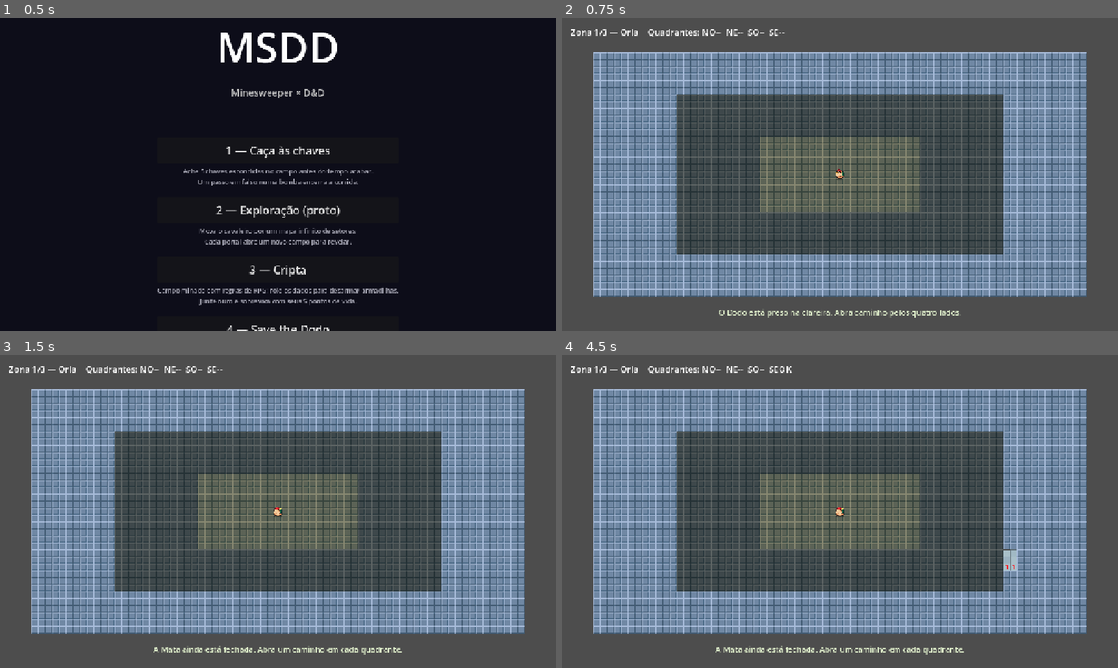
Above: before the commit, frames 1-4 (two rows, left to right).
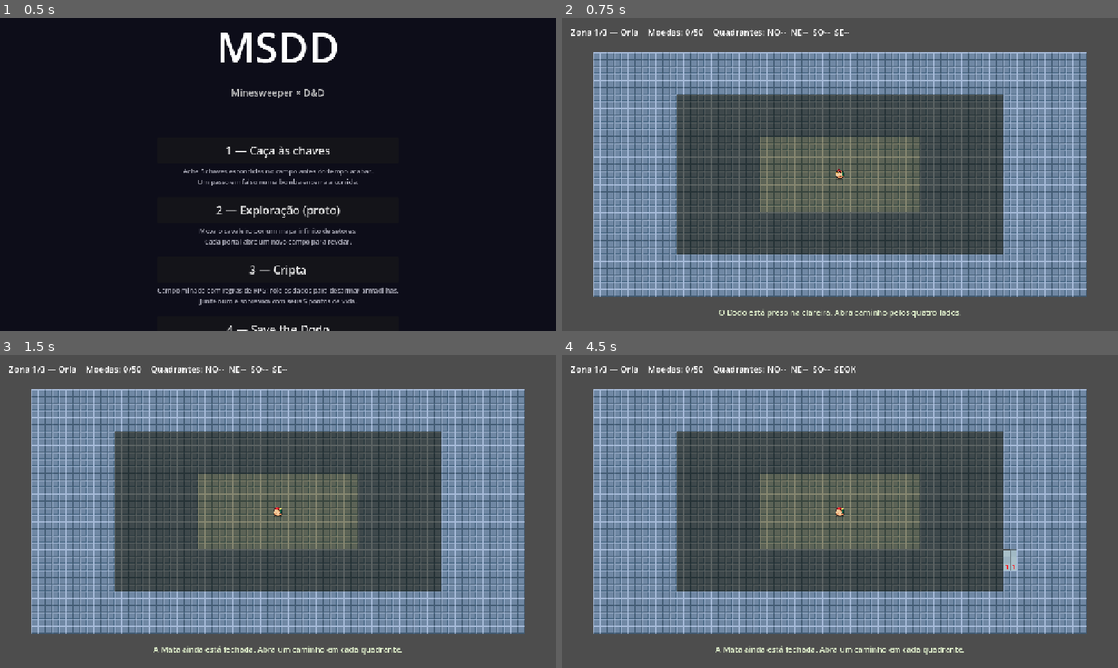
Above: after the commit, the same moments.

Repository: heliosalesjr/MSDD
Game: Godot game, scene res://menu.tscn
The game is run twice, just before and just after one commit, with the same random seed, the same clock (stepped at 60 frames per second) and the same inputs.
Inputs (mouse positions are in pixels of both pictures, inside the frame that each line leads up to):
- Up to frame 1 (0.5 s): no input
- Up to frame 2 (0.75 s): click "4 — Save the Dodo" at 0.5 s
- Up to frame 3 (1.5 s): tap Enter at 1.25 s; move the mouse to (400, 495) at 1.27 s; tap R at 1.35 s; click (400, 495) at 1.42 s
- Up to frame 4 (4.5 s): tap Space at 2, 3.5 s; move the mouse to (728, 527) at 2.02 s; tap 1 at 2.1 s; click (728, 527) at 2.17 s; tap Enter at 2.75, 2.85, 4.25 s; move the mouse to (895, 442) at 2.77 s; click (895, 442) at 2.92 s; move the mouse to (812, 574) at 3.52 s; tap Keypad Enter at 3.6 s; click (812, 574) at 3.67 s; move the mouse to (1006, 558) at 4.27 s; tap 2 at 4.35 s; click (1006, 558) at 4.42 s

Frame 1 is identical in both runs. In frame 2, 0.4% of the frame differs, in the area x 15-52%, y 3-6%; in frame 3, 0.4%; in frame 4, 0.5%, in the area x 15-53%, y 3-6%.

Commit message:
coins for dodo

Diff:
--- a/msdd/dodo.gd
+++ b/msdd/dodo.gd
@@ -46,6 +46,20 @@
 const ZONE_SWEEP_DURATION := 0.55
 
 const DODO_SHEET := preload("res://assets/Farm RPG FREE 16x16 - Tiny Asset Pack/Farm RPG FREE 16x16 - Tiny Asset Pack/Farm Animals/Chicken Blonde  Green.png")
+# Moedas: espalhadas como as bombas, mas sorteadas DEPOIS delas, entre as
+# casas que sobraram. Sem sprite adequado no projeto (as "Gold Stones" do
+# Tiny Swords são 128x128 e borrariam num tile de 16px), a moeda é desenhada
+# em código — 9x9 nítidos, no tamanho certo.
+const COIN_COUNT := 50
+const COIN_PX := 7
+# A moeda fica no canto superior-direito da casa, não no centro: centrada,
+# ela cobriria o número — que é justamente a informação de que o jogador
+# precisa pra deduzir onde pisar.
+const COIN_OFFSET := Vector2(11.0, 5.0)
+const COIN_EDGE := Color(0.40, 0.26, 0.04)
+const COIN_BODY := Color(0.96, 0.76, 0.20)
+const COIN_SHINE := Color(1.0, 0.94, 0.66)
+
 const DODO_FRAME_SIZE := 16
 const DODO_FRAME_COUNT := 4
 const DODO_FPS := 4.0
@@ -62,6 +76,11 @@
 var dodo_pos: Vector2i
 var dodo_sprite: AnimatedSprite2D
 
+var coin_at: Dictionary = {}          # Vector2i -> índice da moeda
+var coin_sprites: Array[Sprite2D] = []
+var coin_collected: Array[bool] = []
+var coins_found: int = 0
+
 var unlocked_zone: int = 0
 var quadrants_done: Array[bool] = [false, false, false, false]
 
@@ -85,6 +104,7 @@
 	dodo_pos = Vector2i(GRID_WIDTH >> 1, GRID_HEIGHT >> 1)
 	_build_grid()
 	_classify_tiles()
+	_setup_coins()
 	_setup_dodo()
 	_setup_ui()
 	_center_grid()
@@ -153,6 +173,35 @@
 		quadrant_of.append(qrow)
 		zone_local_of.append(lrow)
 
+func _setup_coins() -> void:
+	var tex := _make_coin_texture()
+	for _i in COIN_COUNT:
+		var sp := Sprite2D.new()
+		sp.texture = tex
+		sp.visible = false
+		sp.z_index = 5   # acima dos tiles, que sobem pra 1 durante o pop
+		add_child(sp)
+		coin_sprites.append(sp)
+
+# Círculo chapado com borda escura e um brilho no canto superior esquerdo.
+func _make_coin_texture() -> ImageTexture:
+	var img := Image.create(COIN_PX, COIN_PX, false, Image.FORMAT_RGBA8)
+	img.fill(Color(0, 0, 0, 0))
+	var c := (COIN_PX - 1) * 0.5
+	var r := COIN_PX * 0.5
+	for y in COIN_PX:
+		for x in COIN_PX:
+			var d := Vector2(x - c, y - c).length()
+			if d > r - 0.5:
+				continue
+			if d > r - 1.4:
+				img.set_pixel(x, y, COIN_EDGE)
+			elif x - c < 0.0 and y - c < 0.0 and d <= r - 2.0:
+				img.set_pixel(x, y, COIN_SHINE)
+			else:
+				img.set_pixel(x, y, COIN_BODY)
+	return ImageTexture.create_from_image(img)
+
 func _setup_dodo() -> void:
 	var frames := SpriteFrames.new()
 	frames.set_animation_loop("default", true)
@@ -273,6 +322,11 @@
 	won = false
 	unlocked_zone = 0
 	quadrants_done = [false, false, false, false]
+	coin_at.clear()
+	coin_collected.clear()
+	coins_found = 0
+	for sp in coin_sprites:
+		sp.visible = false
 	position = base_position
 	end_overlay.visible = false
 	for row in tiles:
@@ -303,13 +357,14 @@
 	for q in QUADRANT_COUNT:
 		var mark := "OK" if quadrants_done[q] else "--"
 		marks += "%s%s  " % [QUADRANT_NAMES[q], mark]
+	var purse := "Moedas: %d/%d" % [coins_found, COIN_COUNT]
 	if unlocked_zone >= ZONE_COUNT - 1:
-		status_label.text = "Zona %d/%d — %s    O caminho até o Dodo está aberto" % [
-			unlocked_zone + 1, ZONE_COUNT, ZONE_NAMES[unlocked_zone]
+		status_label.text = "Zona %d/%d — %s    %s    O caminho até o Dodo está aberto" % [
+			unlocked_zone + 1, ZONE_COUNT, ZONE_NAMES[unlocked_zone], purse
 		]
 	else:
-		status_label.text = "Zona %d/%d — %s    Quadrantes: %s" % [
-			unlocked_zone + 1, ZONE_COUNT, ZONE_NAMES[unlocked_zone], marks.strip_edges()
+		status_label.text = "Zona %d/%d — %s    %s    Quadrantes: %s" % [
+			unlocked_zone + 1, ZONE_COUNT, ZONE_NAMES[unlocked_zone], purse, marks.strip_edges()
 		]
 
 func _in_bounds(p: Vector2i) -> bool:
@@ -345,6 +400,48 @@
 			if not tiles[y][x].is_bomb:
 				tiles[y][x].adjacent_bombs = _count_adjacent_bombs(x, y)
 	print("Bombas plantadas: %d de %d casas." % [count, GRID_WIDTH * GRID_HEIGHT])
+
+# Roda depois de _place_bombs: as candidatas são as casas que sobraram. A
+# casa do Dodo fica de fora porque nunca é revelada — moeda ali seria
+# inalcançável.
+func _place_coins() -> void:
+	var candidates: Array[Vector2i] = []
+	for y in GRID_HEIGHT:
+		for x in GRID_WIDTH:
+			var p := Vector2i(x, y)
+			if p == dodo_pos:
+				continue
+			if tiles[y][x].is_bomb:
+				continue
+			candidates.append(p)
+
+	candidates.shuffle()
+	var count: int = mini(COIN_COUNT, candidates.size())
+	for i in count:
+		var p: Vector2i = candidates[i]
+		coin_at[p] = i
+		coin_collected.append(false)
+		coin_sprites[i].position = Vector2(p) * CELL_PX + COIN_OFFSET
+	print("Moedas espalhadas: %d." % count)
+
+# A moeda só aparece (e só conta) quando a casa dela abre de fato — a onda de
+# revelação vai "catando" as moedas no caminho, em vez de o placar saltar
+# antes de a tela mostrar o porquê.
+func _schedule_coin_pickup(idx: int, wait: float) -> void:
+	if wait <= 0.0:
+		_pick_up_coin(idx, run_id)
+		return
+	get_tree().create_timer(wait).timeout.connect(_pick_up_coin.bind(idx, run_id))
+
+func _pick_up_coin(idx: int, expected_run: int) -> void:
+	if run_id != expected_run:
+		return
+	if idx >= coin_collected.size() or coin_collected[idx]:
+		return
+	coin_collected[idx] = true
+	coins_found += 1
+	coin_sprites[idx].visible = true
+	_update_status()
 
 func _count_adjacent_bombs(cx: int, cy: int) -> int:
 	var n := 0
@@ -397,6 +494,7 @@
 
 	if not first_click_done:
 		_place_bombs(p)
+		_place_coins()
 		first_click_done = true
 
 	if t.is_bomb:
@@ -434,6 +532,8 @@
 		var delay: float = Tile.cascade_delay(ring)
 		max_delay = maxf(max_delay, delay)
 		t.reveal(delay)
+		if coin_at.has(p):
+			_schedule_coin_pickup(coin_at[p], t.time_until_open())
 		_mark_quadrant(p)
 		if t.adjacent_bombs == 0:
 			for dy in range(-1, 2):
Not shown, changed: GDD.md
